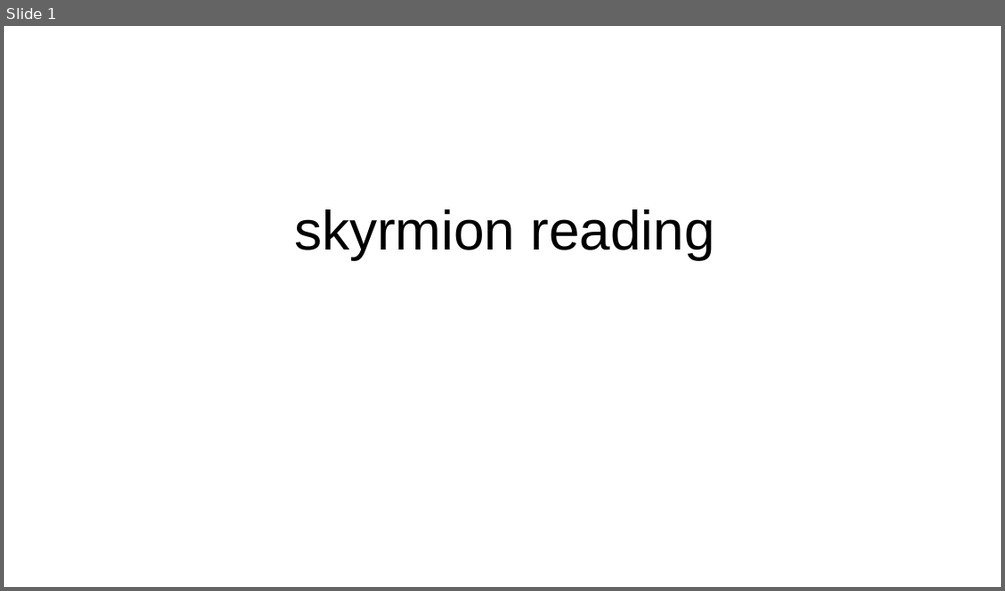
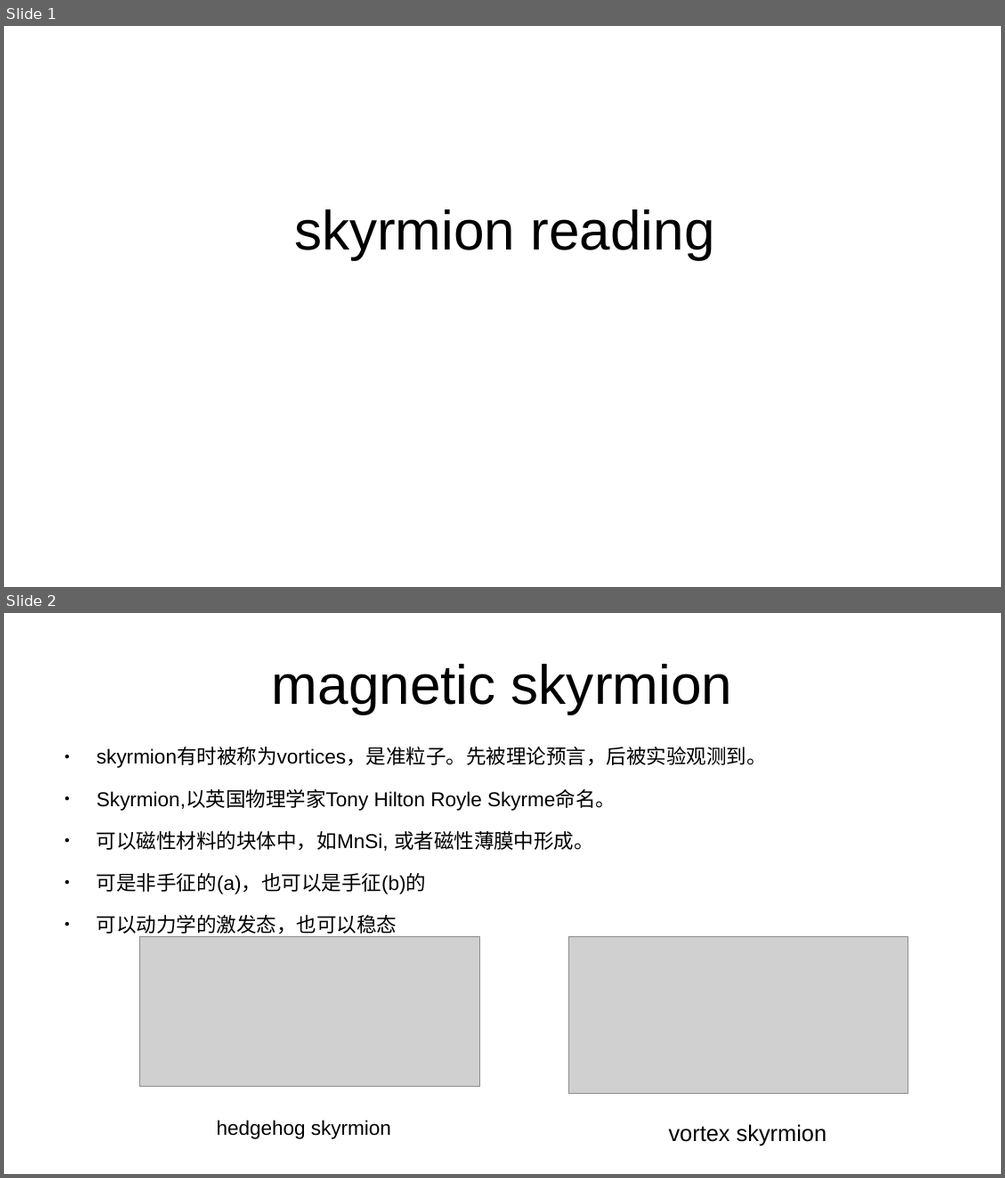
Before and after one commit to GoldenRaven/reference_reading, a slide deck: skyrmion.odp. Shown one above the other, each under a label of ours: slide 1 before the commit, slides 1 and 2 after it. The pictures are 1005x591 and 1005x1178 pixels, drawn with LibreOffice and Linux fonts; fonts in the diff are those of the drawing; grey boxes stand for pictures. Boxes give left, top, right and bottom in pixels: in the first picture for what was removed or moved away, otherwise in the second. Text is boxed around its words. In the diff, an @@ line names an element or a change of style, - is before the commit and + after.

Commit message:
feat: add in skyrmion

```diff
--- a/skyrmion.odp
+++ b/skyrmion.odp
@@ slide 2 added at [4, 613, 1001, 1174], background #FFFFFF @@
@@ title added at [272, 664, 732, 714], 44 pt, text #000000 @@
+magnetic skyrmion
@@ text added at [97, 748, 767, 937], 16 pt, text #000000 @@
+● skyrmion有时被称为vortices，是准粒子。先被理论预言，后被实验观测到。
+● Skyrmion,以英国物理学家Tony Hilton Royle Skyrme命名。
+● 可以磁性材料的块体中，如MnSi, 或者磁性薄膜中形成。
+● 可是非手征的(a)，也可以是手征(b)的
+● 可以动力学的激发态，也可以稳态
@@ picture added at [139, 937, 480, 1086] @@
@@ picture added at [569, 937, 908, 1094] @@
@@ text added at [217, 1119, 391, 1139], 16 pt, text #000000 @@
+hedgehog skyrmion
@@ text added at [669, 1124, 827, 1146], 18 pt, text #000000 @@
+vortex skyrmion
```
Also in this commit, not shown: 3 other slides added.
